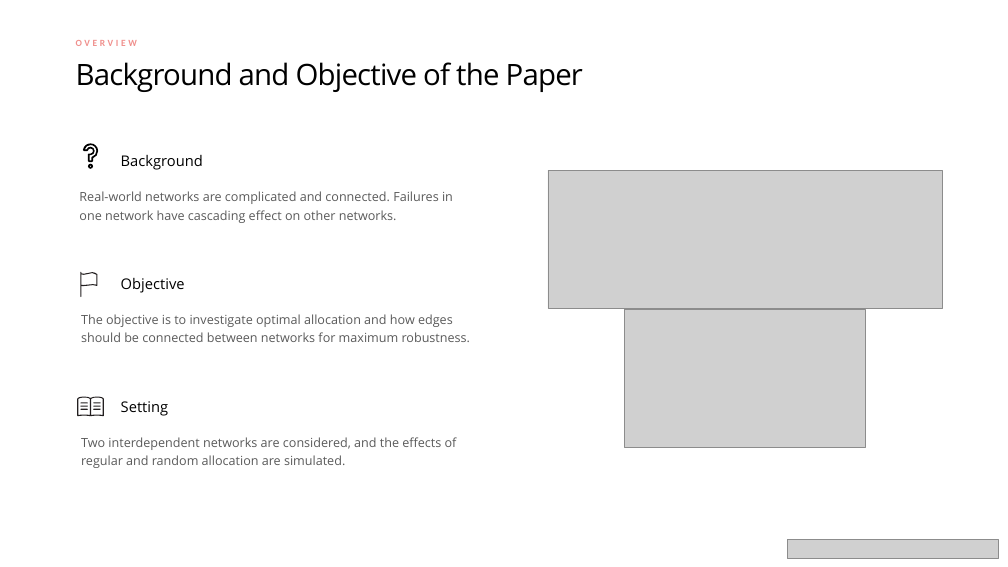
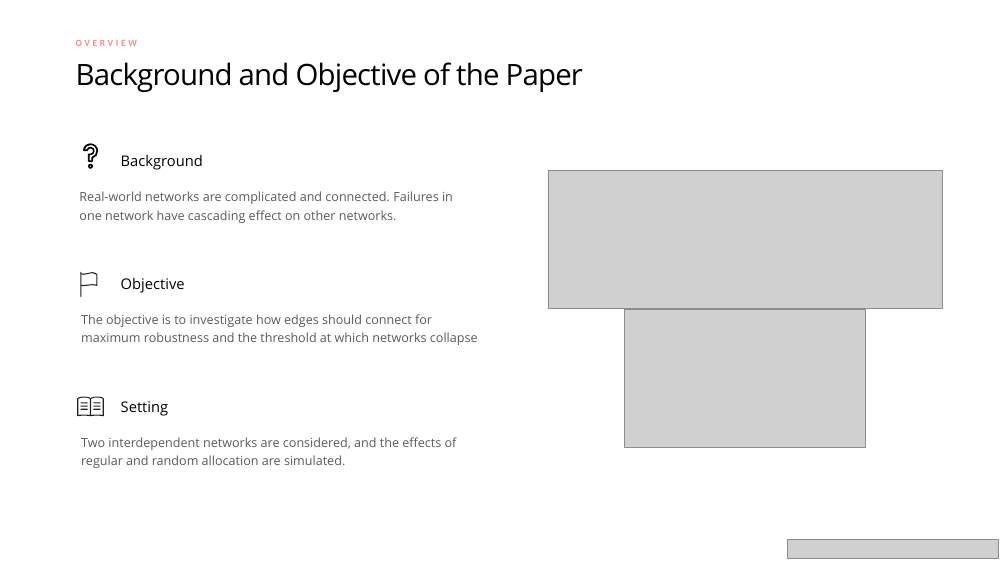
Before and after one commit to tonyrunqihuang/18755-Projects-Network-Destroy-Repair-Game, a slide deck: slide 4 of paper presentation/Paper Presentation_Group 8.pptx. Drawn at 1008x567 pixels with LibreOffice and Linux fonts; fonts in the diff are those of the drawing; grey boxes stand for pictures. Boxes give left, top, right and bottom in pixels: in the first picture for what was removed or moved away, otherwise in the second. Text is boxed around its words. In the diff, an @@ line names an element or a change of style, - is before the commit and + after.

Commit message:
Updated paper presentation

```diff
--- a/paper presentation/Paper Presentation_Group 8.pptx
+++ b/paper presentation/Paper Presentation_Group 8.pptx
@@ text at (81, 314, 478, 345): text changed @@
-The objective is to investigate optimal allocation and how edges should be connected between networks for maximum robustness.
+The objective is to investigate how edges should connect for maximum robustness and the threshold at which networks collapse
```
Also in this commit, not shown: 4 other slides changed.
